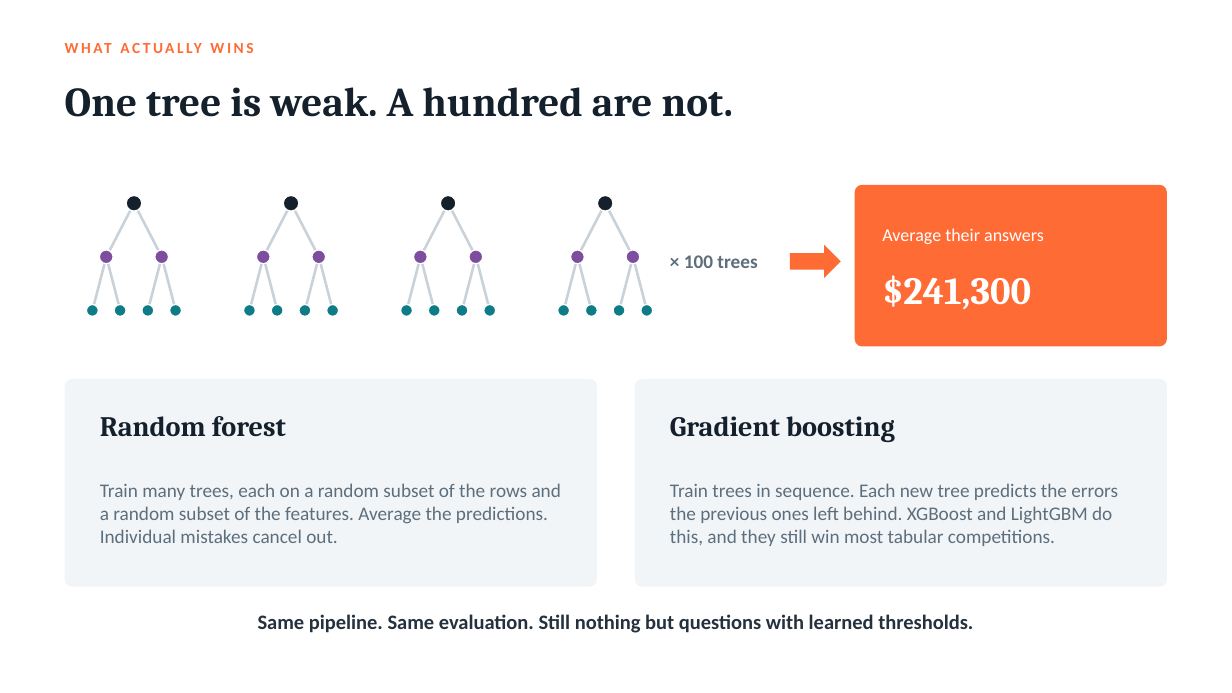
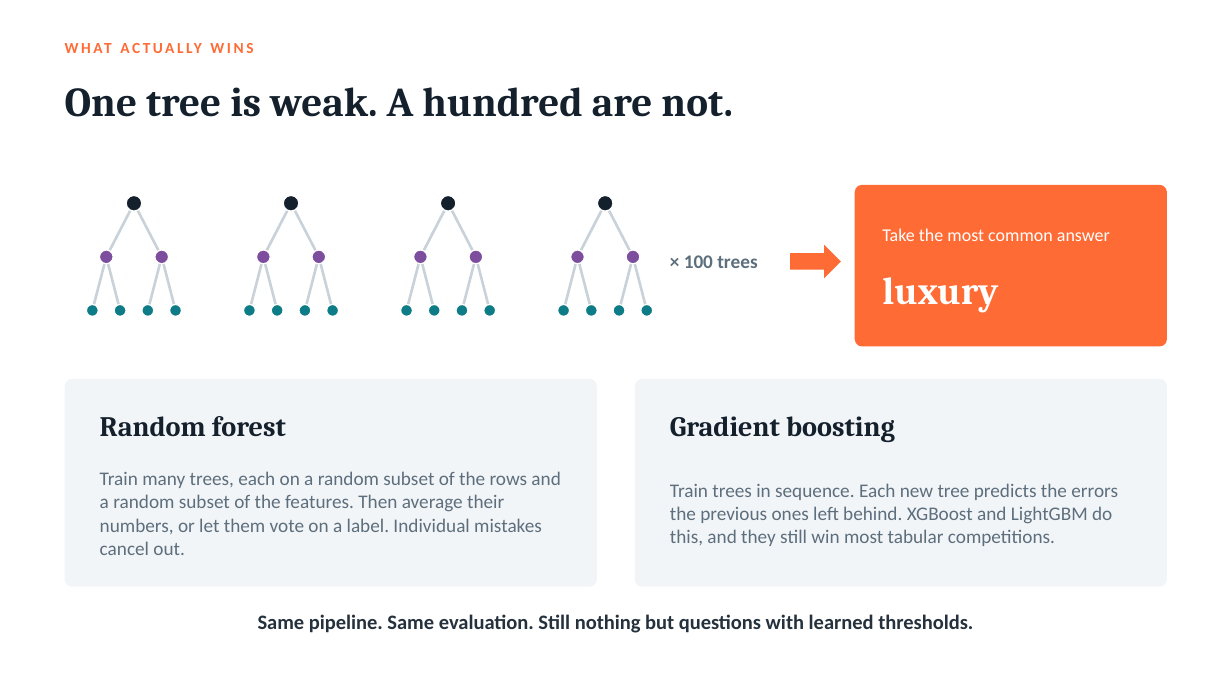
Before and after one commit to UPJ-CS-Club/MM-ml-oct-2026, a slide deck: slide 25 of slides.pptx (slide 23 before the commit). Drawn at 1232x693 pixels with LibreOffice and Linux fonts; fonts in the diff are those of the drawing. Boxes give left, top, right and bottom in pixels: in the first picture for what was removed or moved away, otherwise in the second. Text is boxed around its words. In the diff, an @@ line names an element or a change of style, - is before the commit and + after.

Commit message:
update slides

```diff
--- a/slides.pptx
+++ b/slides.pptx
@@ text at [882, 228, 1110, 313]: text changed @@
-Average their answers
-$241,300
+Take the most common answer
+luxury
@@ text at [100, 471, 560, 555]: text changed @@
-Train many trees, each on a random subset of the rows and a random subset of the features. Average the predictions. Individual mistakes cancel out.
+Train many trees, each on a random subset of the rows and a random subset of the features. Then average their numbers, or let them vote on a label. Individual mistakes cancel out.
```
Also in this commit, not shown: 16 other slides changed, 6 slides added, 4 slides removed.
